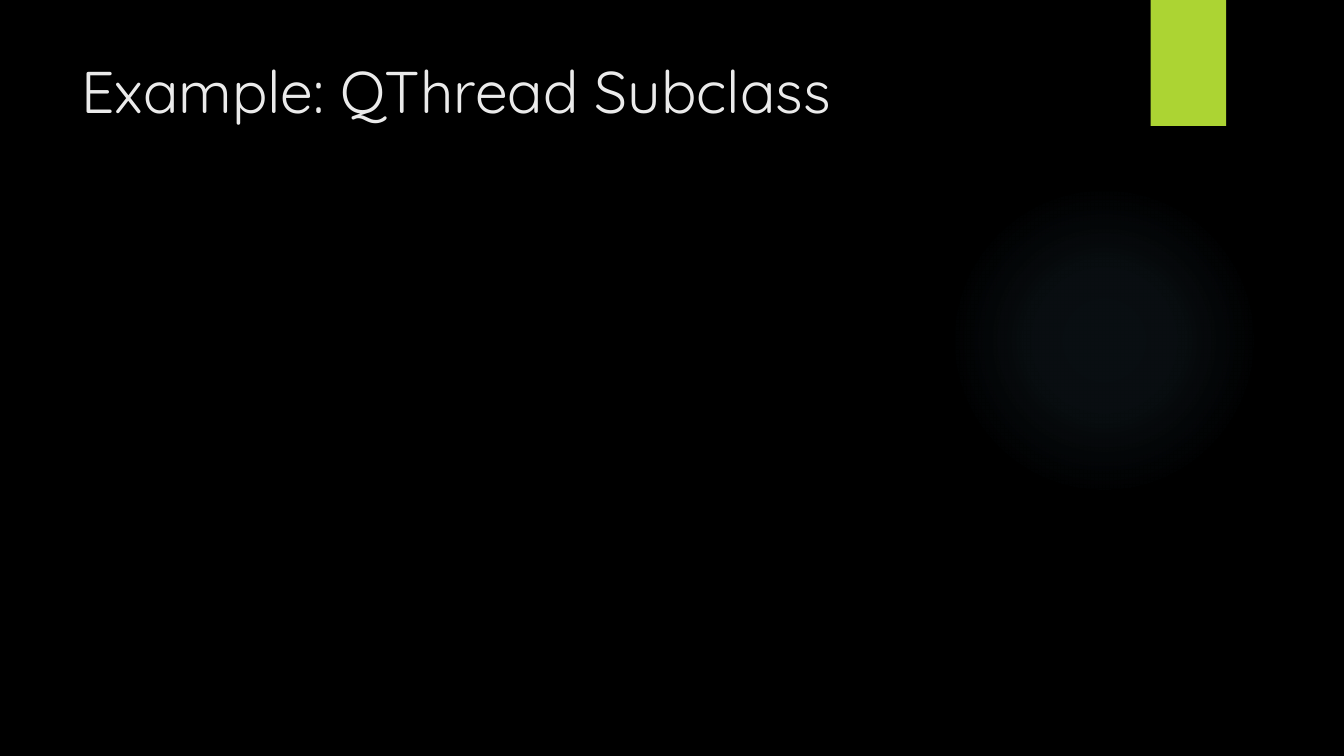
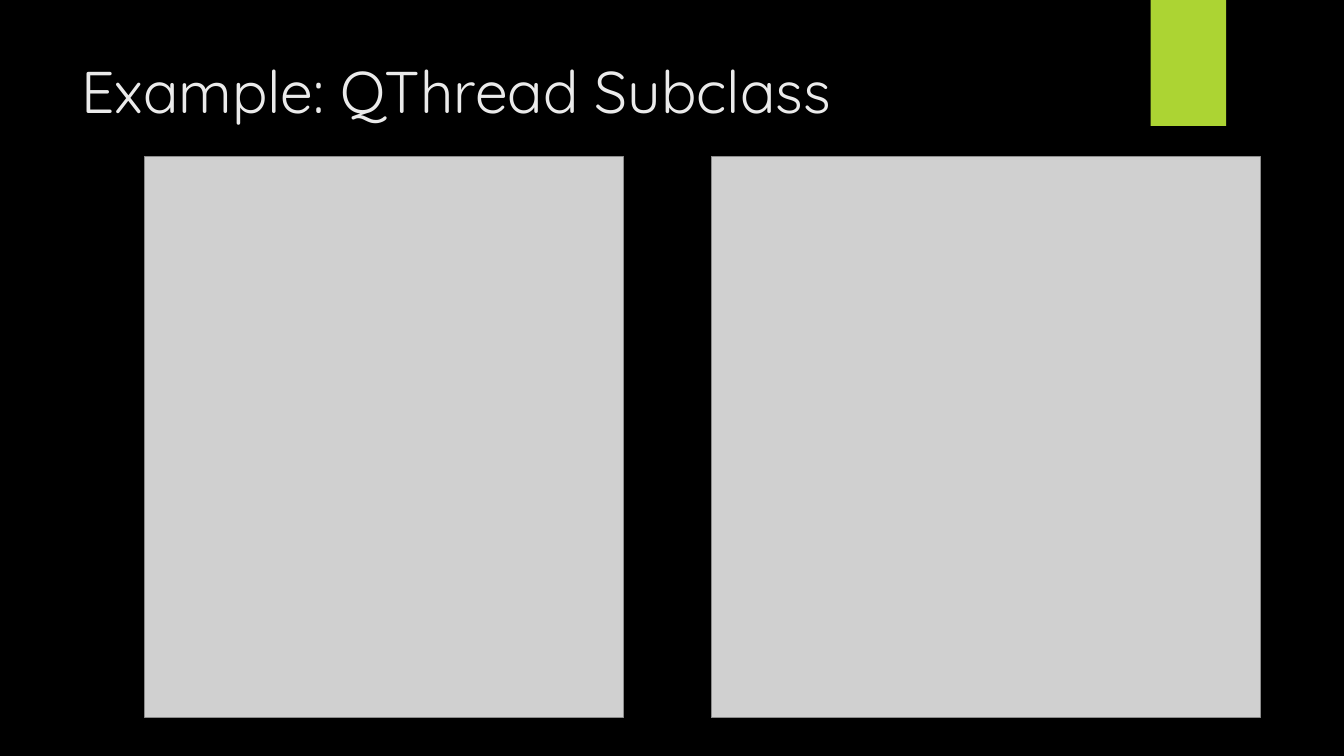
Before and after one commit to tylertrephan/qt-multithreading-tutorial, a slide deck: slide 10 of Qt.pptx (slide 12 before the commit). Drawn at 1344x756 pixels with LibreOffice and Linux fonts; fonts in the diff are those of the drawing; grey boxes stand for pictures; background and template pictures are left out. Boxes give left, top, right and bottom in pixels: in the first picture for what was removed or moved away, otherwise in the second. Text is boxed around its words. In the diff, an @@ line names an element or a change of style, - is before the commit and + after.

Commit message:
Added the example photos into the presentation

```diff
--- a/Qt.pptx
+++ b/Qt.pptx
@@ picture added at (x1=145, y1=156, x2=624, y2=718) @@
@@ picture added at (x1=712, y1=156, x2=1261, y2=718) @@
@@ ellipse removed at (x1=949, y1=185, x2=1259, y2=495) @@
```
Also in this commit, not shown: 4 other slides changed, 10 slides added, 1 slide removed.
